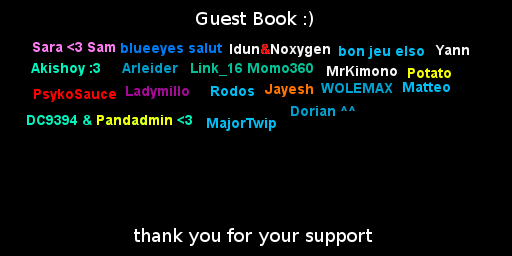
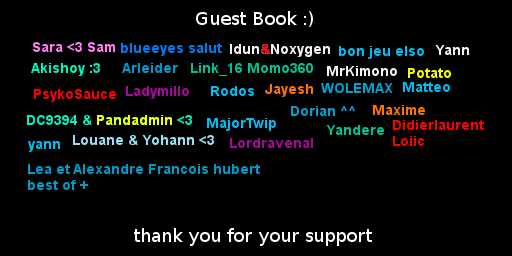
Layer changes from the first (512, 256) image to the second:
added layer "Lordravenal" in group "Layer Group" over [230, 138, 313, 148]
added layer "Louane & Yohann <3" in group "Layer Group" over [73, 135, 214, 145]
added layer "yann" in group "Layer Group" over [28, 141, 60, 152]
added layer "Maxime" in group "Layer Group" over [373, 105, 425, 115]
added layer "Lea et Alexandre Francois hube..." in group "Layer Group" over [28, 164, 260, 190]
added layer "Didierlaurent Loiic" in group "Layer Group" over [393, 120, 484, 146]
added layer "Yandere" in group "Layer Group" over [326, 125, 384, 135]
